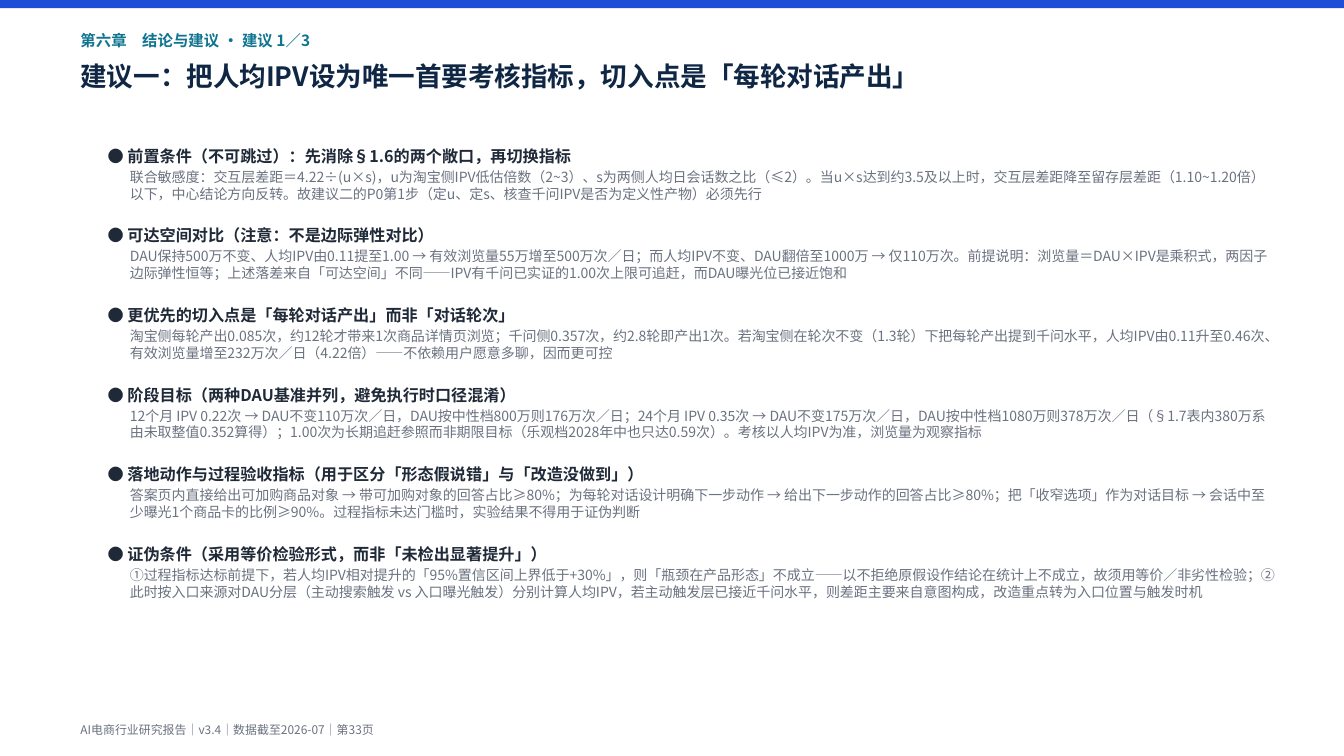
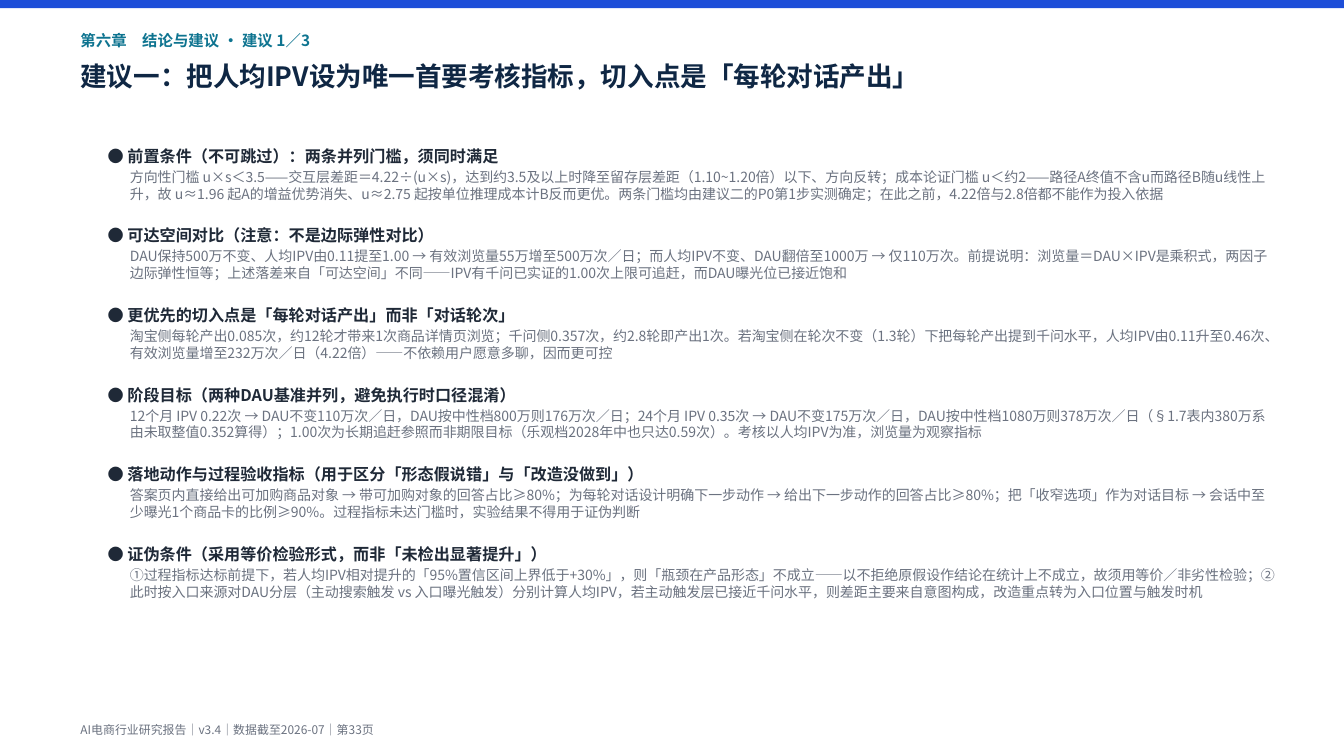
Before and after one commit to breeze2623-create/Aicommerce, a slide deck: slide 33 of report/AI电商行业研究报告.pptx. Drawn at 1344x756 pixels with LibreOffice and Linux fonts; fonts in the diff are those of the drawing. Boxes give left, top, right and bottom in pixels: in the first picture for what was removed or moved away, otherwise in the second. Text is boxed around its words. In the diff, an @@ line names an element or a change of style, - is before the commit and + after.

```diff
--- a/report/AI电商行业研究报告.pptx
+++ b/report/AI电商行业研究报告.pptx
@@ text at (x1=127, y1=148, x2=1265, y2=201): text changed @@
-● 前置条件（不可跳过）：先消除§1.6的两个敞口，再切换指标
-联合敏感度：交互层差距＝4.22÷(u×s)，u为淘宝侧IPV低估倍数（2~3）、s为两侧人均日会话数之比（≤2）。当u×s达到约3.5及以上时，交互层差距降至留存层差距（1.10~1.20倍）以下，中心结论方向反转。故建议二的P0第1步（定u、定s、核查千问IPV是否为定义性产物）必须先行
+● 前置条件（不可跳过）：两条并列门槛，须同时满足
+方向性门槛 u×s＜3.5——交互层差距＝4.22÷(u×s)，达到约3.5及以上时降至留存层差距（1.10~1.20倍）以下、方向反转；成本论证门槛 u＜约2——路径A终值不含u而路径B随u线性上升，故 u≈1.96 起A的增益优势消失、u≈2.75 起按单位推理成本计B反而更优。两条门槛均由建议二的P0第1步实测确定；在此之前，4.22倍与2.8倍都不能作为投入依据
```
Also in this commit, not shown: 16 other slides changed, 7 other files.
